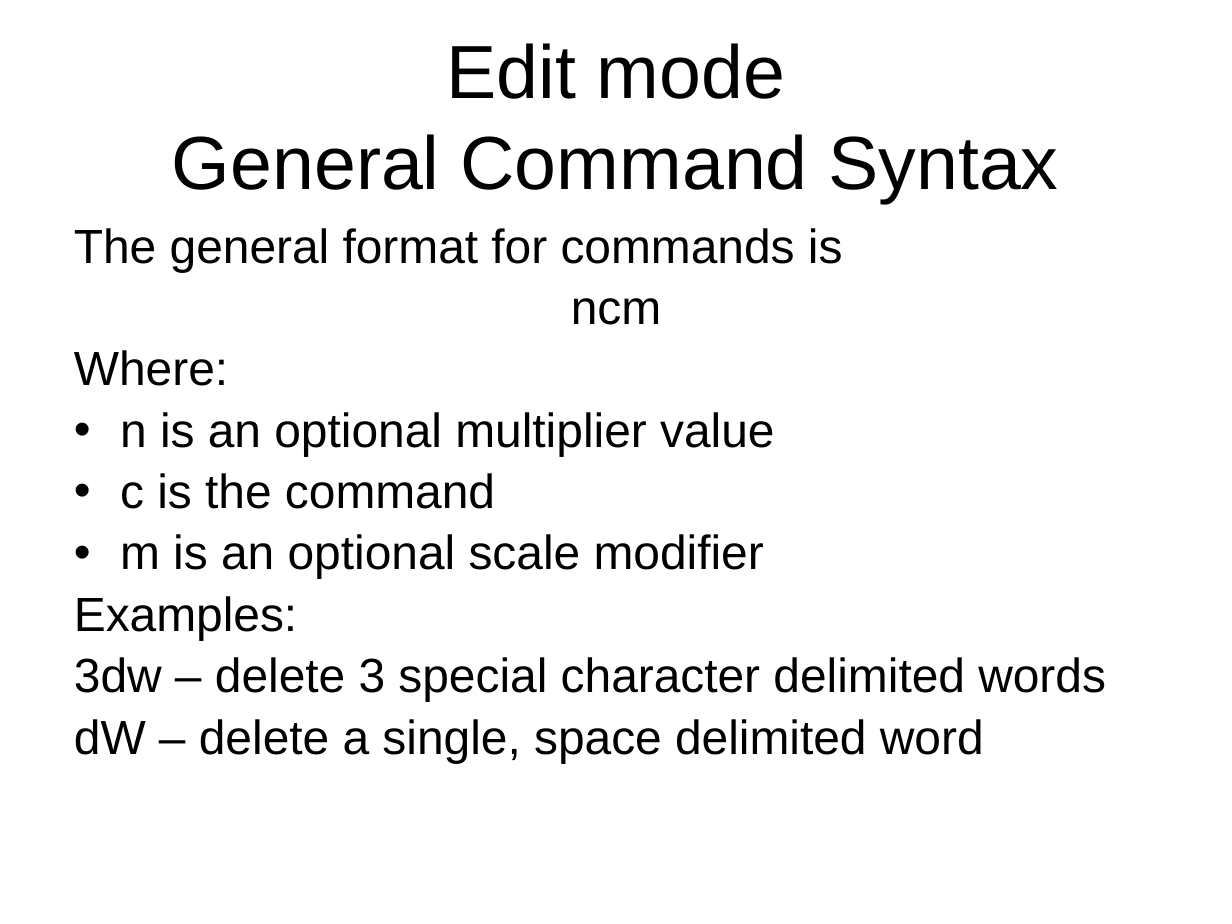
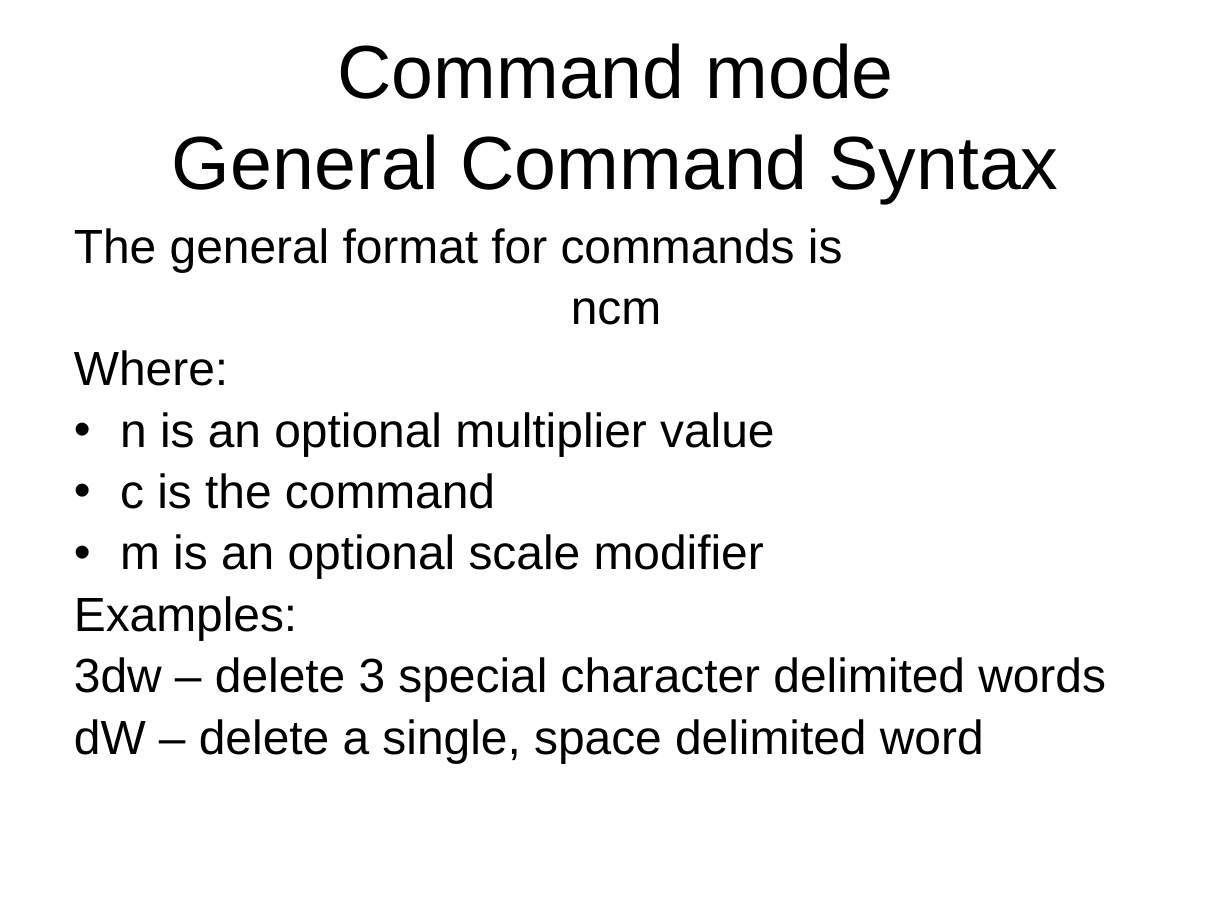
Before and after one commit to jb23lm87/OS-prednasky, a slide deck: slide 13 of LC UNIX/vi editor 1.pptx. Drawn at 1232x924 pixels with LibreOffice and Linux fonts; fonts in the diff are those of the drawing. Boxes give left, top, right and bottom in pixels: in the first picture for what was removed or moved away, otherwise in the second. Text is boxed around its words. In the diff, an @@ line names an element or a change of style, - is before the commit and + after.

```diff
--- a/LC UNIX/vi editor 1.pptx
+++ b/LC UNIX/vi editor 1.pptx
@@ title at [172, 43, 1059, 203]: text changed @@
-Edit mode
-General Command Syntax
+Command mode
+General Command Syntax
```
Also in this commit, not shown: 13 other slides changed, 1 slide added, 1 slide removed.
